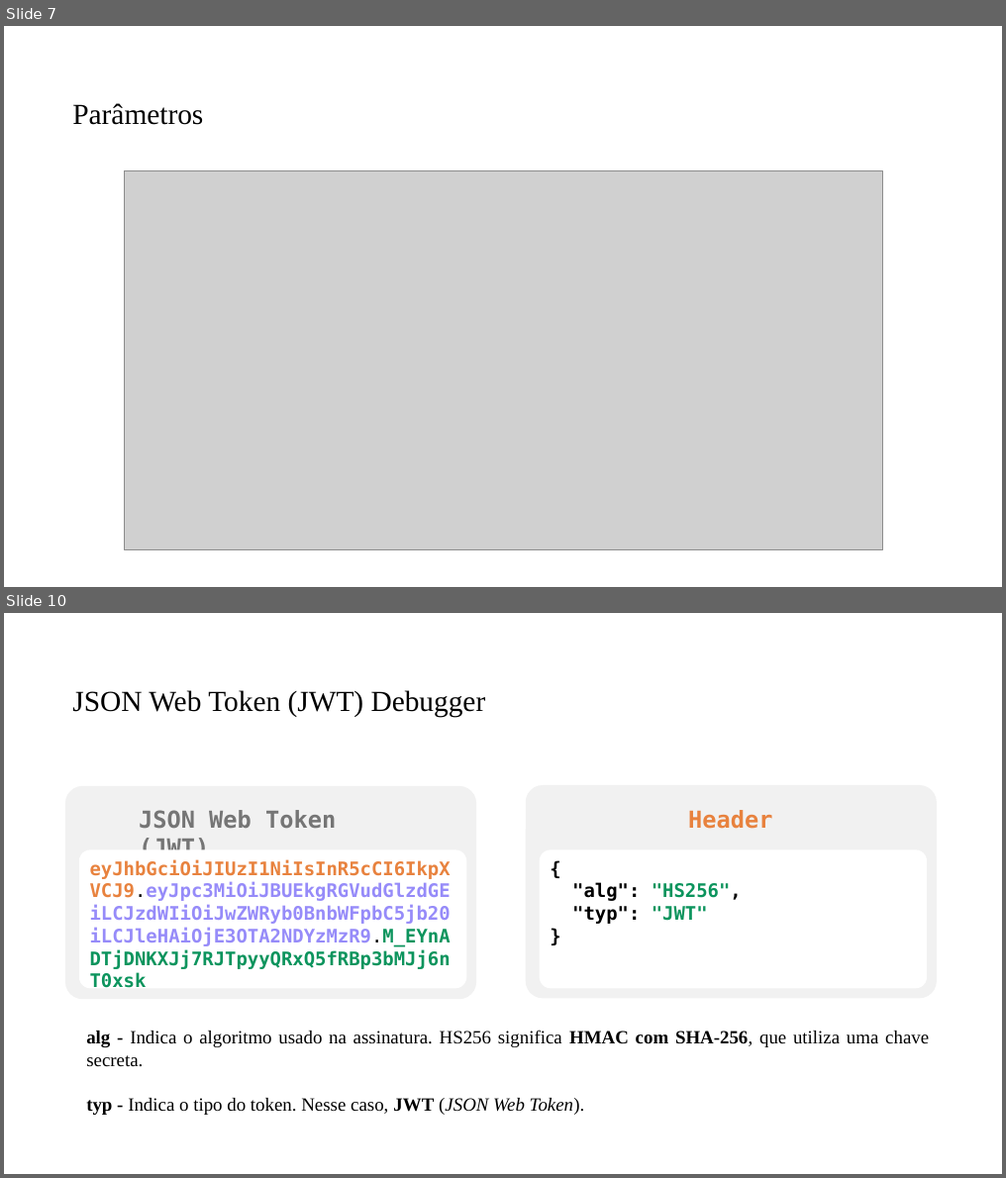
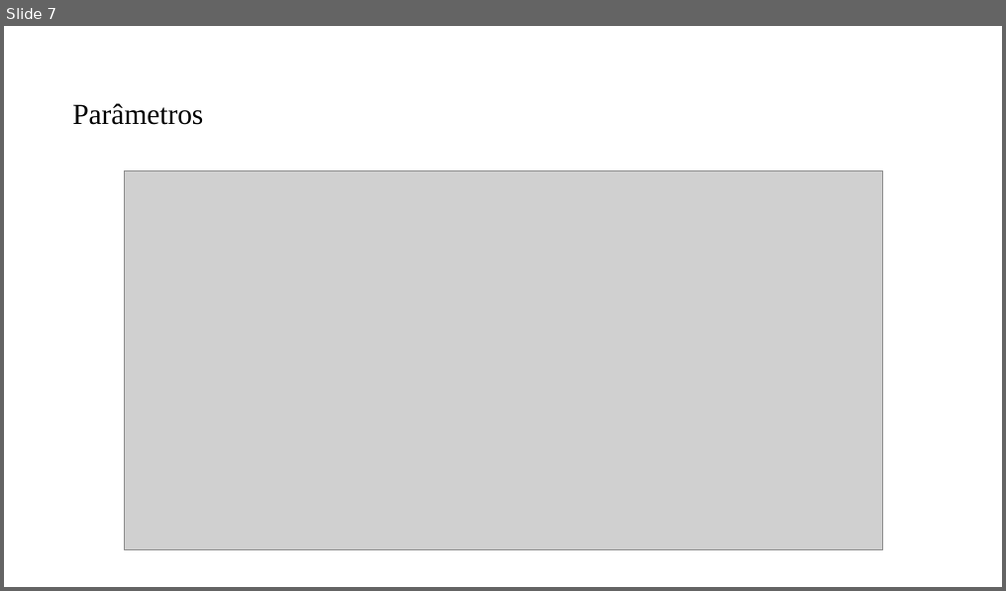
Before and after one commit to PedroMiho/UMC, a slide deck: engenharia-software/software-corporativo/boas-praticas/aula-08-controle-acesso/spring-security.pptx. Shown one above the other, each under a label of ours: slides 7 and 10 before the commit, slide 7 after it; the slides between them are not shown. The pictures are 1006x1178 and 1006x591 pixels, drawn with LibreOffice and Linux fonts; fonts in the diff are those of the drawing; grey boxes stand for pictures; background and template pictures are left out. Boxes give left, top, right and bottom in pixels: in the first picture for what was removed or moved away, otherwise in the second. Text is boxed around its words. In the diff, an @@ line names an element or a change of style, - is before the commit and + after.

```diff
--- a/engenharia-software/software-corporativo/boas-praticas/aula-08-controle-acesso/spring-security.pptx
+++ b/engenharia-software/software-corporativo/boas-praticas/aula-08-controle-acesso/spring-security.pptx
@@ slide 10 removed at [4,613,1002,1174], background #FFFFFF @@
@@ title removed at [72,690,486,718] @@
-JSON Web Token (JWT) Debugger
@@ rounded rectangle removed at [65,786,476,999] @@
@@ rounded rectangle removed at [526,785,937,998] @@
@@ text removed at [139,810,336,861] @@
-JSON Web Token (JWT)
@@ text removed at [688,810,772,829] @@
-Header
@@ rounded rectangle removed at [79,851,466,989] @@
-eyJhbGciOiJIUzI1NiIsInR5cCI6IkpXVCJ9.eyJpc3MiOiJBUEkgRGVudGlzdGEiLCJzdWIiOiJwZWRyb0BnbWFpbC5jb20iLCJleHAiOjE3OTA2NDYzMzR9.M_EYnADTjDNKXJj7RJTpyyQRxQ5fRBp3bMJj6nT0xsk
@@ rounded rectangle removed at [540,851,927,989] @@
-{
-"alg": "HS256",
-"typ": "JWT"
-}
@@ text removed at [86,1030,929,1115] @@
-alg - Indica o algoritmo usado na assinatura. HS256 significa HMAC com SHA-256, que utiliza uma chave secreta.
-typ - Indica o tipo do token. Nesse caso, JWT (JSON Web Token).
```
Also in this commit, not shown: 1 slide changed, 2 slides added, 1 other slide removed, 32 other files.
